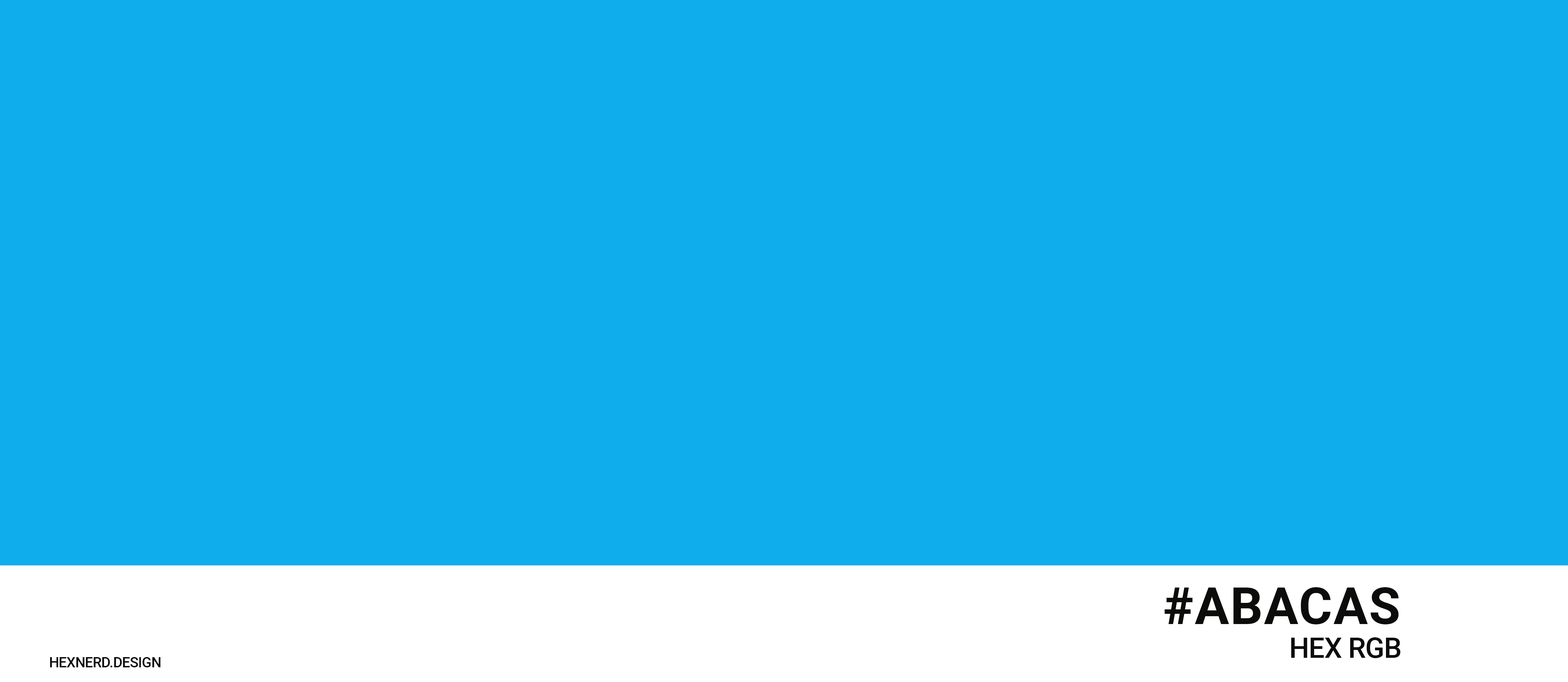
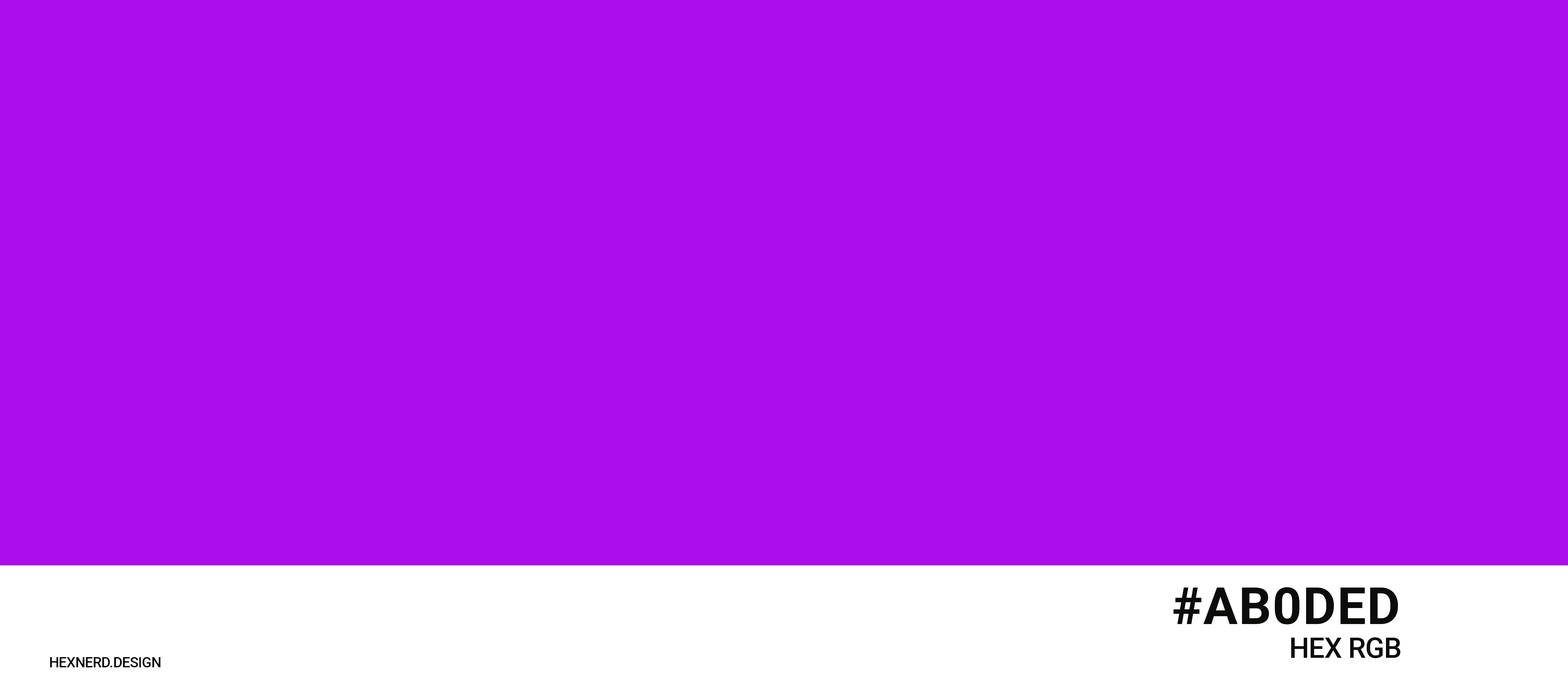
Before/after of a 1568px x 682px layered artwork. What changed in the layer stack:
painted on "text" over [1164, 586, 1399, 625]
painted on "bg" over [0, 0, 1568, 625]
